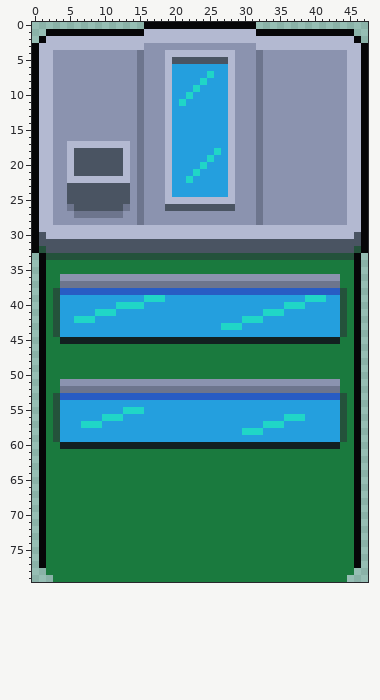
A sprite sheet gets an edit: Jogo_jam/Cidade/predio_2_costa.png. Above: the version before the commit.
The file is 48x80 pixels.
The result:
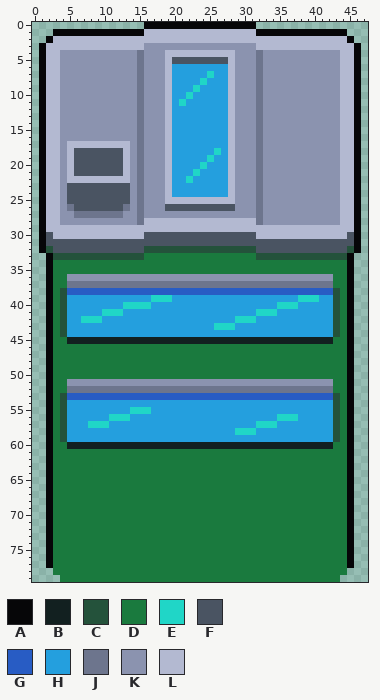
Palette (. is transparent): A #060608  B #122020  C #24523b  D #1a7a3e  E #20d6c7  F #4a5462  G #285cc4  H #249fde  J #6d758d  K #8b93af  L #b3b9d1
The exact change:
Changed rows in their new state; - is an unchanged pixel.
first column x 0:
 1 --.------------------------------------------.--
 2 -.A------------------------------------------A.-
 3 .A--------------------------------------------A.
 4 .A-L----------------------------------------L-A.
 5 .A-L----------------------------------------L-A.
 6 .A-L----------------------------------------L-A.
 7 .A-L----------------------------------------L-A.
 8 .A-L----------------------------------------L-A.
 9 .A-L----------------------------------------L-A.
10 .A-L----------------------------------------L-A.
11 .A-L----------------------------------------L-A.
12 .A-L----------------------------------------L-A.
13 .A-L----------------------------------------L-A.
14 .A-L----------------------------------------L-A.
15 .A-L----------------------------------------L-A.
16 .A-L----------------------------------------L-A.
17 .A-L----------------------------------------L-A.
18 .A-L----------------------------------------L-A.
19 .A-L----------------------------------------L-A.
20 .A-L----------------------------------------L-A.
21 .A-L----------------------------------------L-A.
22 .A-L----------------------------------------L-A.
23 .A-L----------------------------------------L-A.
24 .A-L----------------------------------------L-A.
25 .A-L----------------------------------------L-A.
26 .A-L----------------------------------------L-A.
27 .A-L----------------------------------------L-A.
28 .A-L------------LLLLLLLLLLLLLLLL------------L-A.
29 .A--------------------------------------------A.
30 .AF-------------FFFFFFFFFFFFFFFF-------------FA.
31 .A--------------------------------------------A.
32 .AC-------------CCCCCCCCCCCCCCCC-------------CA.
33 -.A-------------DDDDDDDDDDDDDDDD-------------A.-
34 -.A------------------------------------------A.-
35 -.A------------------------------------------A.-
36 -.A-D--------------------------------------D-A.-
37 -.A-D--------------------------------------D-A.-
38 -.ADC--------------------------------------CDA.-
39 -.ADC-----------H--E------------------E--H-CDA.-
40 -.ADC-------H---E------------------E--H----CDA.-
41 -.ADC----H--E-------------------E--H-------CDA.-
42 -.ADC-H--E-------------------E--H----------CDA.-
43 -.ADC---------------------E--H-------------CDA.-
44 -.ADC--------------------------------------CDA.-
45 -.A-D--------------------------------------D-A.-
46 -.A------------------------------------------A.-
47 -.A------------------------------------------A.-
48 -.A------------------------------------------A.-
49 -.A------------------------------------------A.-
50 -.A------------------------------------------A.-
51 -.A-D--------------------------------------D-A.-
52 -.A-D--------------------------------------D-A.-
53 -.ADC--------------------------------------CDA.-
54 -.ADC--------------------------------------CDA.-
55 -.ADC--------H--E--------------------------CDA.-
56 -.ADC-----H--E---------------------E--H----CDA.-
57 -.ADC--H--E---------------------E--H-------CDA.-
58 -.ADC------------------------E--H----------CDA.-
59 -.ADC--------------------------------------CDA.-
60 -.A-D--------------------------------------D-A.-
61 -.A------------------------------------------A.-
62 -.A------------------------------------------A.-
63 -.A------------------------------------------A.-
64 -.A------------------------------------------A.-
65 -.A------------------------------------------A.-
66 -.A------------------------------------------A.-
67 -.A------------------------------------------A.-
68 -.A------------------------------------------A.-
69 -.A------------------------------------------A.-
70 -.A------------------------------------------A.-
71 -.A------------------------------------------A.-
72 -.A------------------------------------------A.-
73 -.A------------------------------------------A.-
74 -.A------------------------------------------A.-
75 -.A------------------------------------------A.-
76 -.A------------------------------------------A.-
77 -.A------------------------------------------A.-
78 --.------------------------------------------.--
79 ---.----------------------------------------.---
Where, in picture pixels (left, top, right, bottom), the same in both pictures:
changed: (32, 29, 368, 582)
